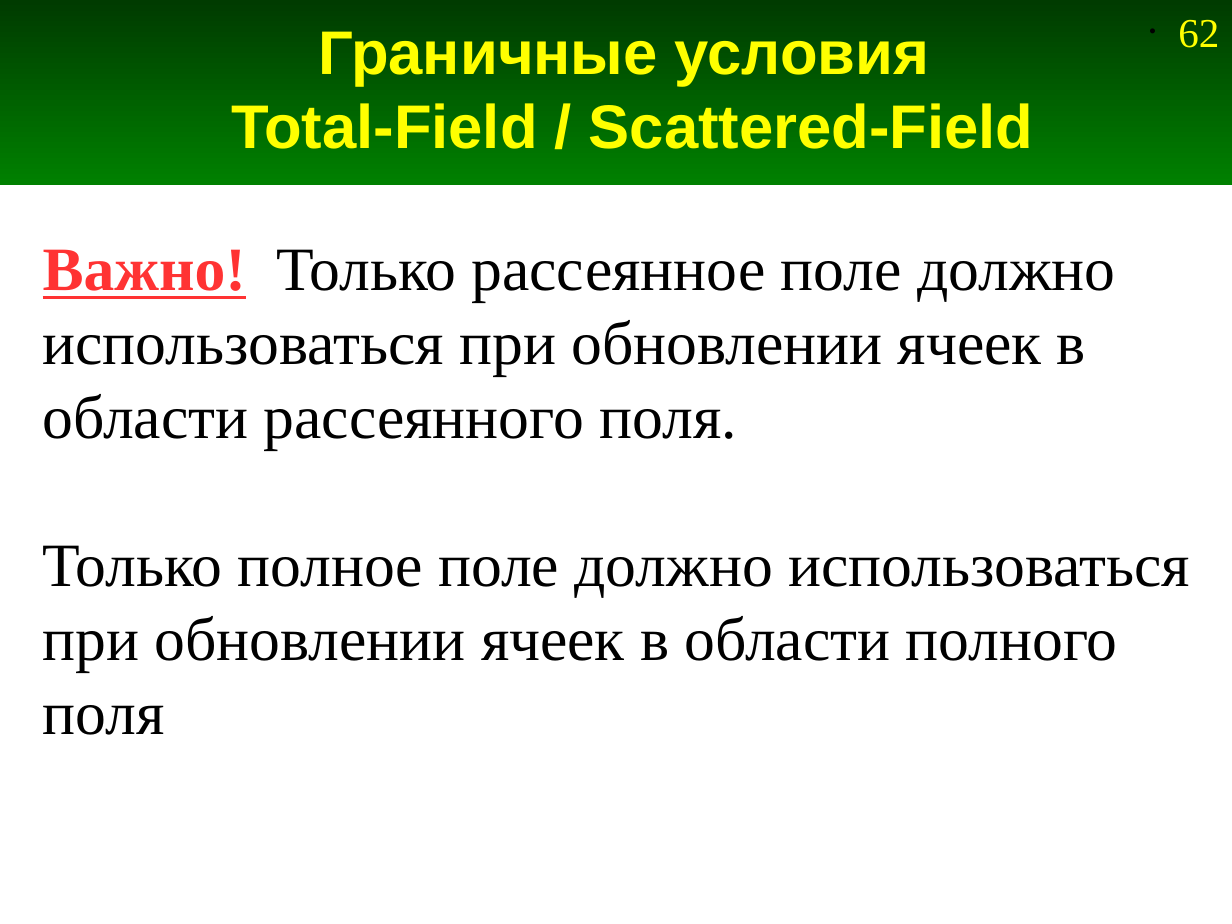
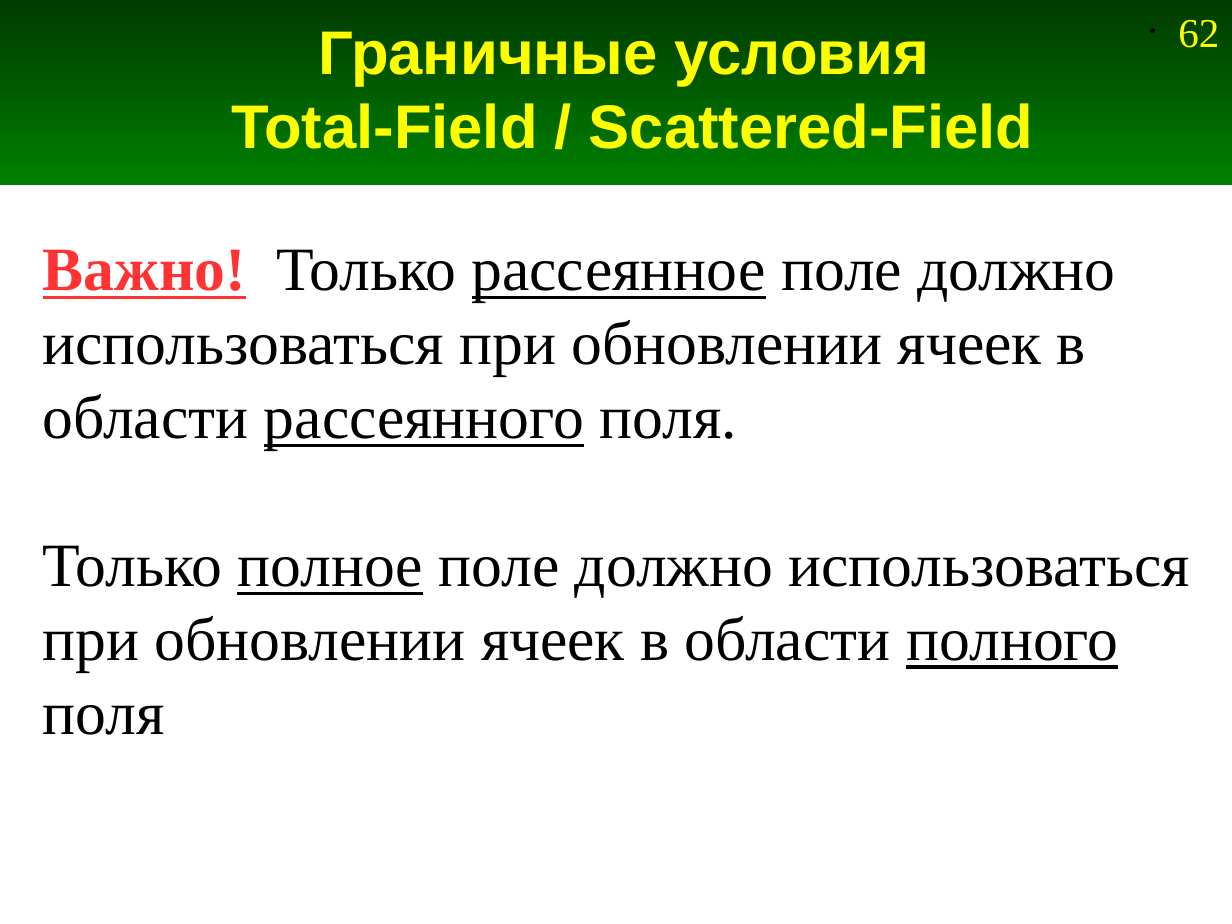
Before and after one commit to andris0147sv/modelling, a slide deck: slide 62 of presentations/2. FDTD.odp. Drawn at 1232x924 pixels with LibreOffice and Linux fonts; fonts in the diff are those of the drawing. Boxes give left, top, right and bottom in pixels: in the first picture for what was removed or moved away, otherwise in the second. Text is boxed around its words. In the diff, an @@ line names an element or a change of style, - is before the commit and + after.

```diff
--- a/presentations/2. FDTD.odp
+++ b/presentations/2. FDTD.odp
@@ text "Важно! Только рассеянное поле должно ..." at box(43, 249, 1189, 735): underline on in "рассеянное рассеянного", "полное полного" @@
```
Also in this commit, not shown: 6 other slides changed, 4 other files.
